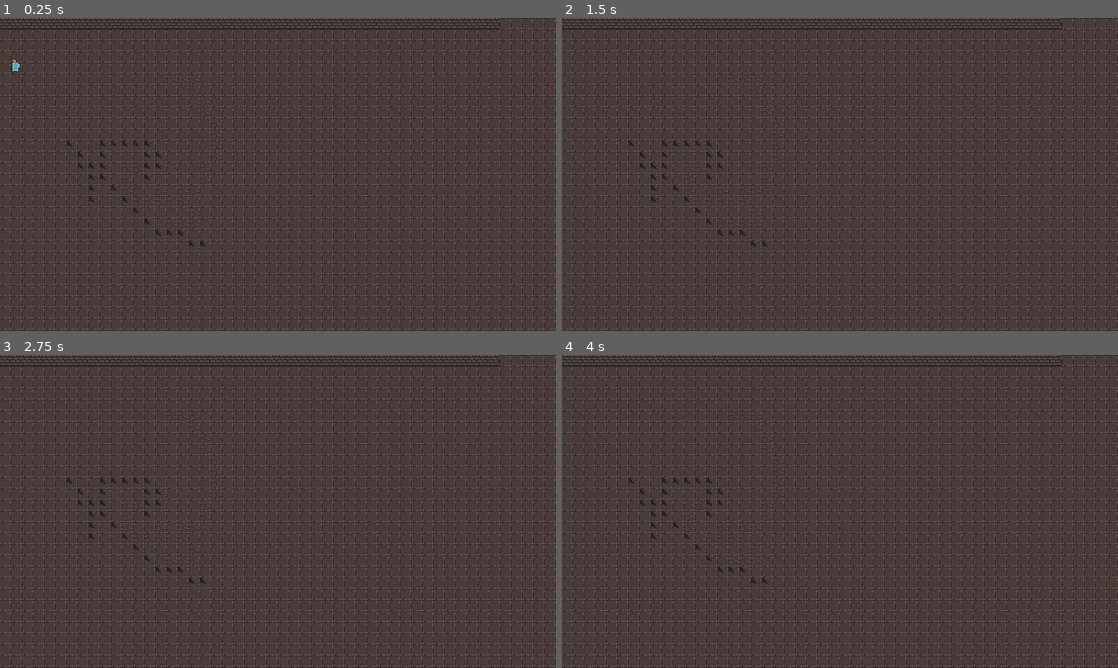
Above: before the commit, frames 1-4 (two rows, left to right).
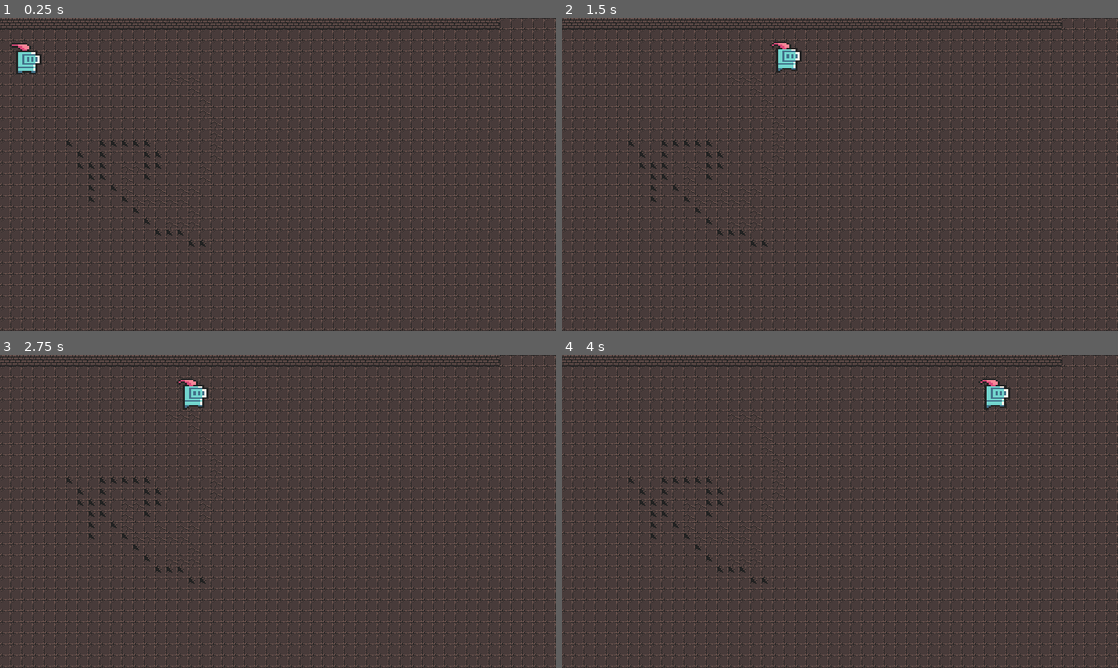
Above: after the commit, the same moments.

Repository: baieteala/simulare
Game: Godot game, scene res://Game.tscn
Two runs of this game, one before a commit and one after it. Both use one fixed random seed, a clock stepped at 60 frames per second and the inputs below.
Inputs:
- Up to frame 1 (0.25 s): no input
- Up to frame 2 (1.5 s): tap Enter (ui_accept) at 0.5, 0.6, 0.77, 1.07, 1.35 s; hold Right (ui_right) from 0.53 s (still down)
- Up to frame 3 (2.75 s): tap Enter (ui_accept) at 1.52, 1.82, 2.1 s; release Right (ui_right) at 2.03 s; hold Left (ui_left) from 2.03 s (still down)
- Up to frame 4 (4 s): release Left (ui_left) at 2.78 s; hold Right (ui_right) from 2.78 s (still down); tap Enter (ui_accept) at 2.85, 3.02, 3.32, 3.6, 3.77 s

The runs differ from the first frame. In frame 1, 0.4% of the frame differs, in the area x 1-8%, y 8-18%; in frame 2, 0.4%; in frame 3, 0.4%; in frame 4, 0.4%.

Commit message:
first steps for player movement and idle animation

Diff:
--- a/proiect-simulare/scenes/player.gd
+++ b/proiect-simulare/scenes/player.gd
@@ -6,21 +6,18 @@
 
 # Get the gravity from the project settings to be synced with RigidBody nodes.
 var gravity = ProjectSettings.get_setting("physics/2d/default_gravity")
-
+@onready var animation = get_node("Sprite2D")
 
 func _physics_process(delta):
-	# Add the gravity.
+	animation.play("idle")
 	if not is_on_floor():
-		velocity.y += gravity * delta
-
-	# Handle jump.
-	if Input.is_action_just_pressed("ui_accept") and is_on_floor():
-		velocity.y = JUMP_VELOCITY
+		pass
 
 	# Get the input direction and handle the movement/deceleration.
 	# As good practice, you should replace UI actions with custom gameplay actions.
 	var direction = Input.get_axis("ui_left", "ui_right")
 	if direction:
+		animation.play("move")
 		velocity.x = direction * SPEED
 	else:
 		velocity.x = move_toward(velocity.x, 0, SPEED)
--- a/proiect-simulare/scenes/player.tscn
+++ b/proiect-simulare/scenes/player.tscn
@@ -1,20 +1,67 @@
-[gd_scene load_steps=4 format=3 uid="uid://da3ystiu2x8d6"]
+[gd_scene load_steps=12 format=3 uid="uid://da3ystiu2x8d6"]
 
-[ext_resource type="Texture2D" uid="uid://dcpfri4mxn5uy" path="res://art/tiles_simulare/frames/knight_m_idle_anim_f0.png" id="1_7khp2"]
 [ext_resource type="Script" path="res://scenes/player.gd" id="1_33xk4"]
+[ext_resource type="Texture2D" uid="uid://dhh8ifkutcpi5" path="res://art/tiles_simulare/frames/knight_f_idle_anim_f0.png" id="2_iuljq"]
+[ext_resource type="Texture2D" uid="uid://chudnapxvrfdk" path="res://art/tiles_simulare/frames/knight_f_idle_anim_f1.png" id="3_g4nur"]
+[ext_resource type="Texture2D" uid="uid://cl1nkuudquqys" path="res://art/tiles_simulare/frames/knight_f_idle_anim_f2.png" id="4_k4afs"]
+[ext_resource type="Texture2D" uid="uid://bikub7ege8xn8" path="res://art/tiles_simulare/frames/knight_f_idle_anim_f3.png" id="5_peefj"]
+[ext_resource type="Texture2D" uid="uid://fsoeqgj20lli" path="res://art/tiles_simulare/frames/knight_f_run_anim_f0.png" id="6_xvn5x"]
+[ext_resource type="Texture2D" uid="uid://c8hx5qqrr1ci7" path="res://art/tiles_simulare/frames/knight_f_run_anim_f1.png" id="7_jgfbt"]
+[ext_resource type="Texture2D" uid="uid://cgvrpvdclc57f" path="res://art/tiles_simulare/frames/knight_f_run_anim_f2.png" id="8_7eo2b"]
+[ext_resource type="Texture2D" uid="uid://tenann165iyo" path="res://art/tiles_simulare/frames/knight_f_run_anim_f3.png" id="9_hcl0w"]
+
+[sub_resource type="SpriteFrames" id="SpriteFrames_0oogv"]
+animations = [{
+"frames": [{
+"duration": 1.0,
+"texture": ExtResource("2_iuljq")
+}, {
+"duration": 1.0,
+"texture": ExtResource("3_g4nur")
+}, {
+"duration": 1.0,
+"texture": ExtResource("4_k4afs")
+}, {
+"duration": 1.0,
+"texture": ExtResource("5_peefj")
+}],
+"loop": true,
+"name": &"idle",
+"speed": 5.0
+}, {
+"frames": [{
+"duration": 1.0,
+"texture": ExtResource("6_xvn5x")
+}, {
+"duration": 1.0,
+"texture": ExtResource("7_jgfbt")
+}, {
+"duration": 1.0,
+"texture": ExtResource("8_7eo2b")
+}, {
+"duration": 1.0,
+"texture": ExtResource("9_hcl0w")
+}],
+"loop": true,
+"name": &"move",
+"speed": 30.0
+}]
 
 [sub_resource type="CapsuleShape2D" id="CapsuleShape2D_7qn1i"]
-radius = 7.0
-height = 20.0
+radius = 22.0
+height = 48.0
 
 [node name="Player" type="CharacterBody2D"]
 script = ExtResource("1_33xk4")
 
-[node name="Sprite2D" type="Sprite2D" parent="."]
+[node name="Sprite2D" type="AnimatedSprite2D" parent="."]
 texture_filter = 1
-position = Vector2(15, 21)
-texture = ExtResource("1_7khp2")
+position = Vector2(31.5, 38.5)
+scale = Vector2(3.0625, 2.25)
+sprite_frames = SubResource("SpriteFrames_0oogv")
+animation = &"move"
+frame_progress = 0.999996
 
 [node name="CollisionShape2D" type="CollisionShape2D" parent="."]
-position = Vector2(15, 26)
+position = Vector2(31, 49)
 shape = SubResource("CapsuleShape2D_7qn1i")
Not shown, added: proiect-simulare/scenes/pla72E4.tmp
Not shown, added: proiect-simulare/scenes/pla966C.tmp
